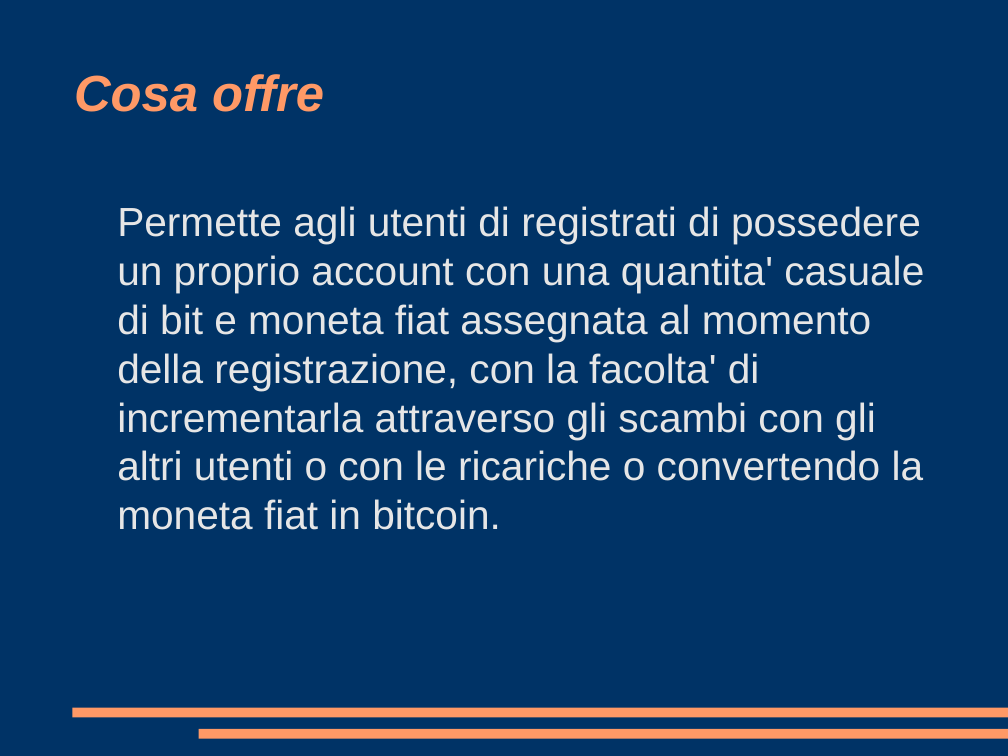
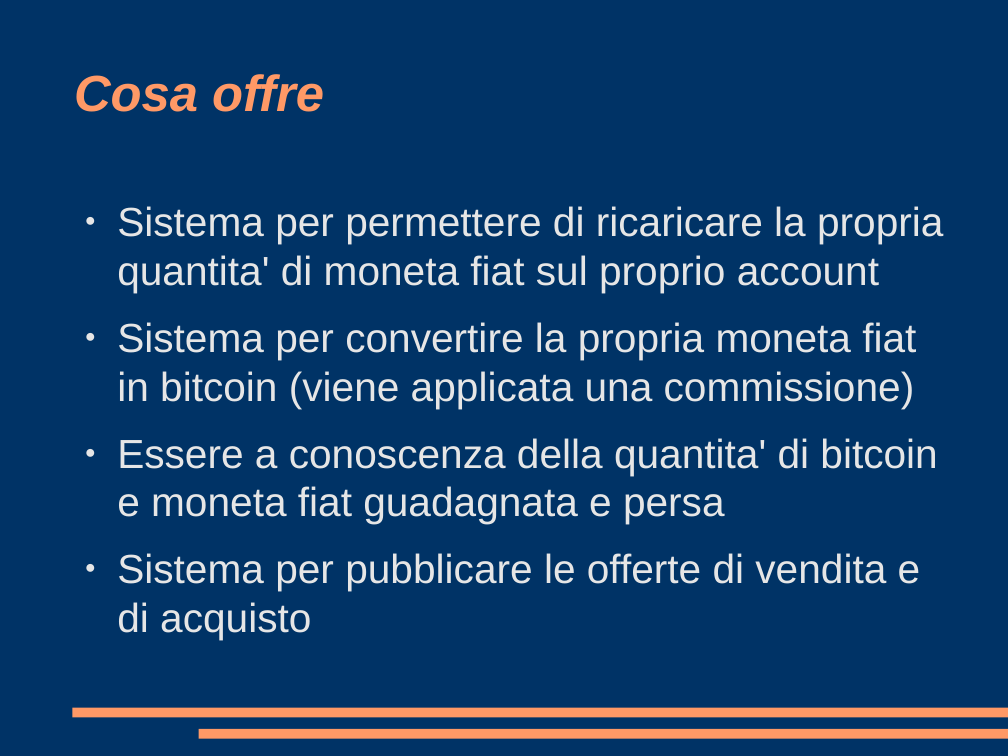
Before and after one commit to fachinmax/exchange_platform, a slide deck: slide 6 of presentazione.odp (slide 3 before the commit). Drawn at 1008x756 pixels with LibreOffice and Linux fonts; fonts in the diff are those of the drawing. Boxes give left, top, right and bottom in pixels: in the first picture for what was removed or moved away, otherwise in the second. Text is boxed around its words. In the diff, an @@ line names an element or a change of style, - is before the commit and + after.

```diff
--- a/presentazione.odp
+++ b/presentazione.odp
@@ text at [117, 206, 943, 640]: text changed @@
-Permette agli utenti di registrati di possedere un proprio account con una quantita' casuale di bit e moneta fiat assegnata al momento della registrazione, con la facolta' di incrementarla attraverso gli scambi con gli altri utenti o con le ricariche o convertendo la moneta fiat in bitcoin.
+● Sistema per permettere di ricaricare la propria quantita' di moneta fiat sul proprio account
+● Sistema per convertire la propria moneta fiat in bitcoin (viene applicata una commissione)
+● Essere a conoscenza della quantita' di bitcoin e moneta fiat guadagnata e persa
+● Sistema per pubblicare le offerte di vendita e di acquisto
```
Also in this commit, not shown: 4 other slides changed, 6 slides added, 1 slide removed.
